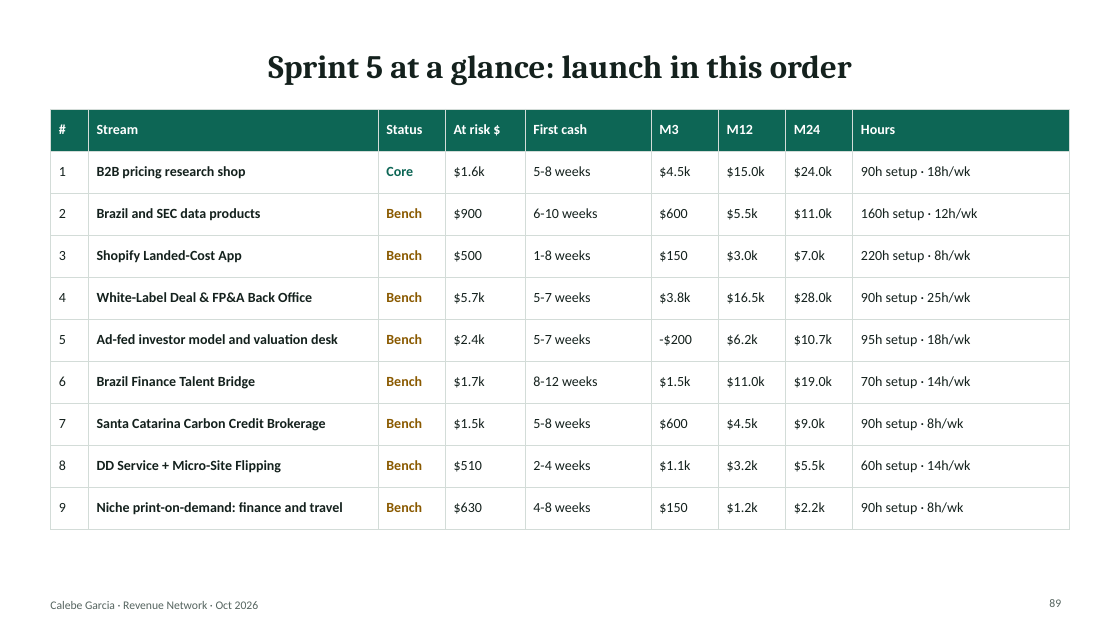
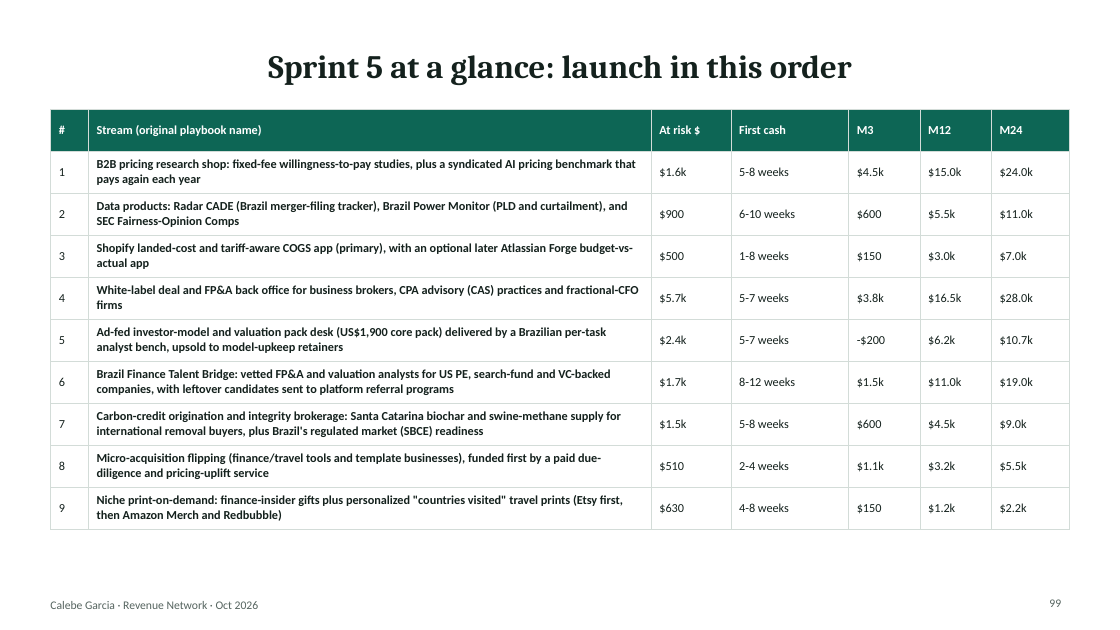
Before and after one commit to algarcalebe-web/legendary-bassoon, a slide deck: slide 99 of research/Calebe_Revenue_Network.pptx (slide 89 before the commit). Drawn at 1120x630 pixels with LibreOffice and Linux fonts; fonts in the diff are those of the drawing. Boxes give left, top, right and bottom in pixels: in the first picture for what was removed or moved away, otherwise in the second. Text is boxed around its words. In the diff, an @@ line names an element or a change of style, - is before the commit and + after.

```diff
--- a/research/Calebe_Revenue_Network.pptx
+++ b/research/Calebe_Revenue_Network.pptx
@@ table at [50, 109, 1070, 525] @@
-column 2: Stream | B2B pricing research shop | Brazil and SEC data products | Shopify Landed-Cost App | White-Label Deal & FP&A Back Office | Ad-fed investor model and valuation desk | Brazil Finance Talent Bridge | Santa Catarina Carbon Credit Brokerage | DD Service + Micro-Site Flipping | Niche print-on-demand: finance and travel
-column 3: Status | Core | Bench | Bench | Bench | Bench | Bench | Bench | Bench | Bench
+column 2: Stream (original playbook name) | B2B pricing research shop: fixed-fee willingness-to-pay studies, plus a syndicated AI pricing benchmark that pays again each year | Data products: Radar CADE (Brazil merger-filing tracker), Brazil Power Monitor (PLD and curtailment), and SEC Fairness-Opinion Comps | Shopify landed-cost and tariff-aware COGS app (primary), with an optional later Atlassian Forge budget-vs-actual app | White-label deal and FP&A back office for business brokers, CPA advisory (CAS) practices and fractional-CFO firms | Ad-fed investor-model and valuation pack desk (US$1,900 core pack) delivered by a Brazilian per-task analyst bench, upsold to model-upkeep retainers | Brazil Finance Talent Bridge: vetted FP&A and valuation analysts for US PE, search-fund and VC-backed companies, with leftover candidates sent to platform referral programs | Carbon-credit origination and integrity brokerage: Santa Catarina biochar and swine-methane supply for international removal buyers, plus Brazil's regulated market (SBCE) readiness | Micro-acquisition flipping (finance/travel tools and template businesses), funded first by a paid due-diligence and pricing-uplift service | Niche print-on-demand: finance-insider gifts plus personalized "countries visited" travel prints (Etsy first, then Amazon Merch and Redbubble)
-column 9: Hours | 90h setup · 18h/wk | 160h setup · 12h/wk | 220h setup · 8h/wk | 90h setup · 25h/wk | 95h setup · 18h/wk | 70h setup · 14h/wk | 90h setup · 8h/wk | 60h setup · 14h/wk | 90h setup · 8h/wk
@@ page number at [1049, 599, 1061, 607]: text changed @@
-89
+99
```
Also in this commit, not shown: 104 other slides changed, 16 slides added, 2 slides removed, 2 other files.
